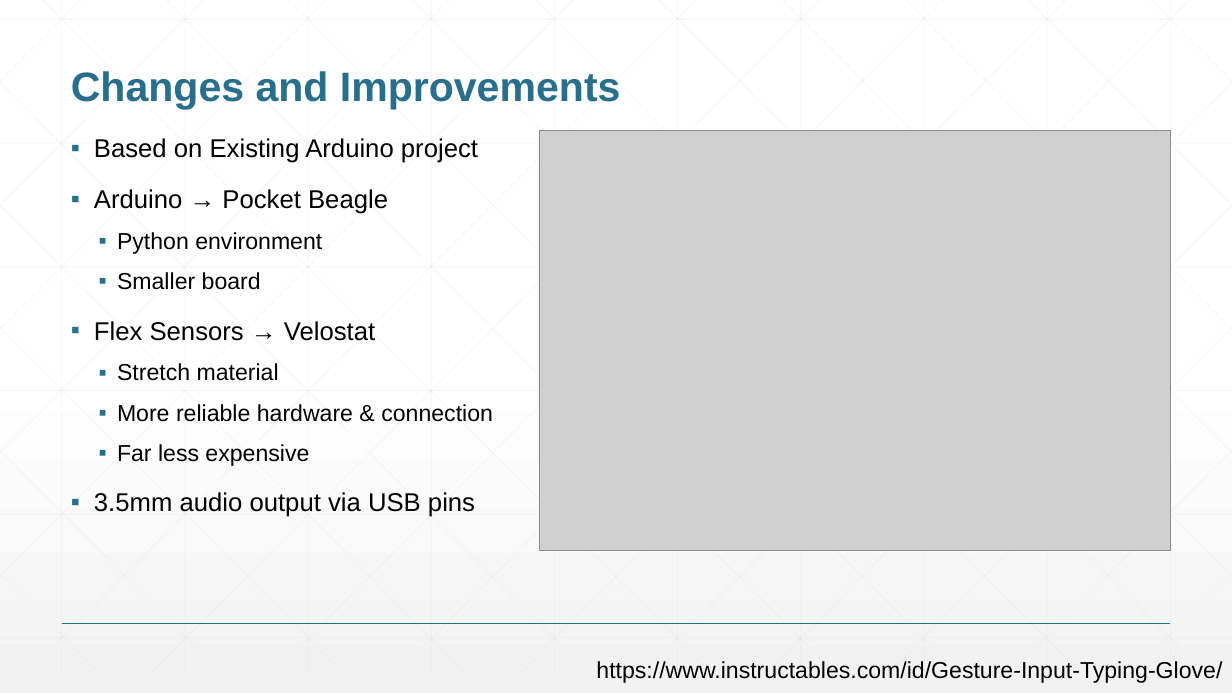
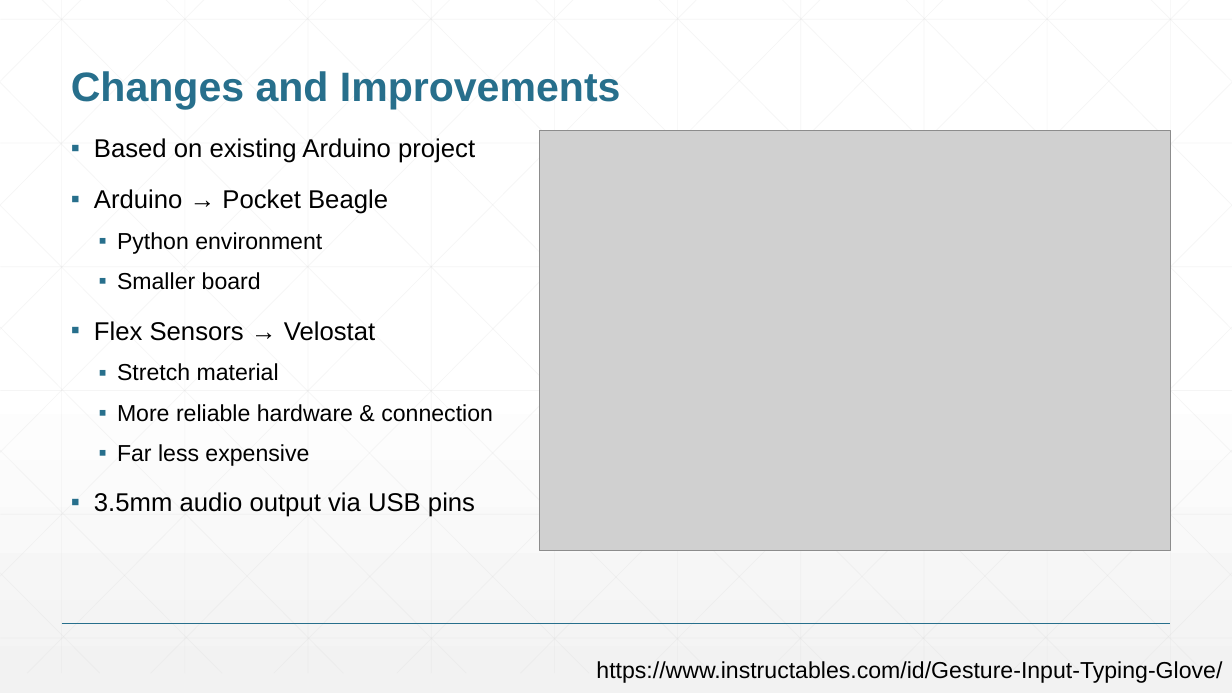
Before and after one commit to voigteric/ENGI301, a slide deck: slide 3 of project_1/docs/Voigt_Eric_ENGI301_revised_project_proposal.pptx. Drawn at 1232x693 pixels with LibreOffice and Linux fonts; fonts in the diff are those of the drawing; grey boxes stand for pictures. Boxes give left, top, right and bottom in pixels: in the first picture for what was removed or moved away, otherwise in the second. Text is boxed around its words. In the diff, an @@ line names an element or a change of style, - is before the commit and + after.

Commit message:
again revised project proposal to include drums

```diff
--- a/project_1/docs/Voigt_Eric_ENGI301_revised_project_proposal.pptx
+++ b/project_1/docs/Voigt_Eric_ENGI301_revised_project_proposal.pptx
@@ text at (94, 138, 475, 163): text changed @@
-▪ Based on Existing Arduino project
+▪ Based on existing Arduino project
```
Also in this commit, not shown: 2 other slides changed.
